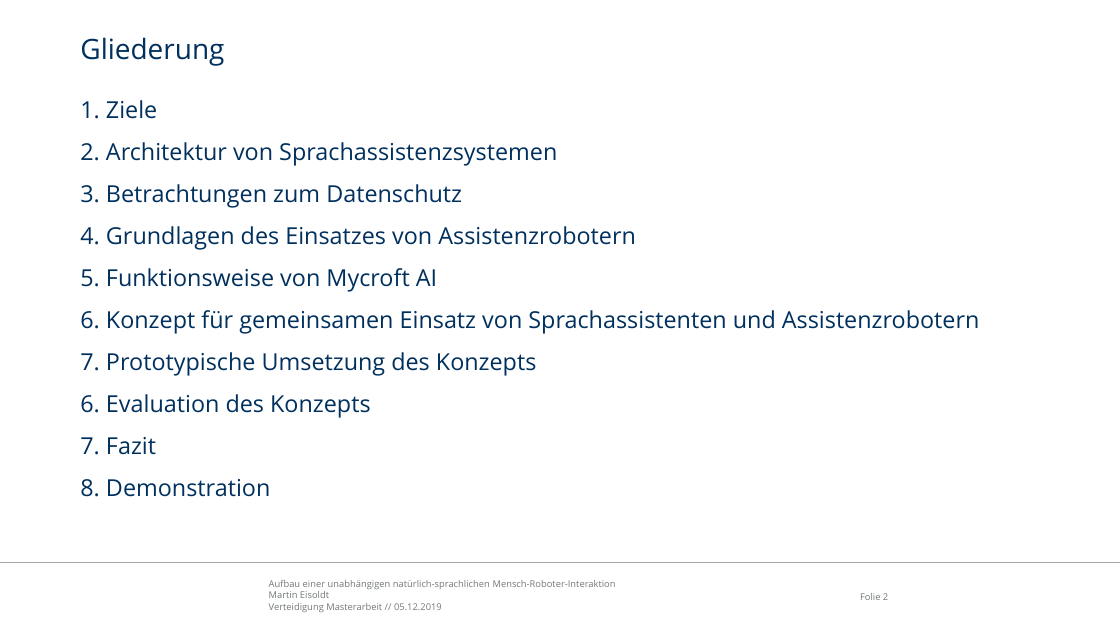
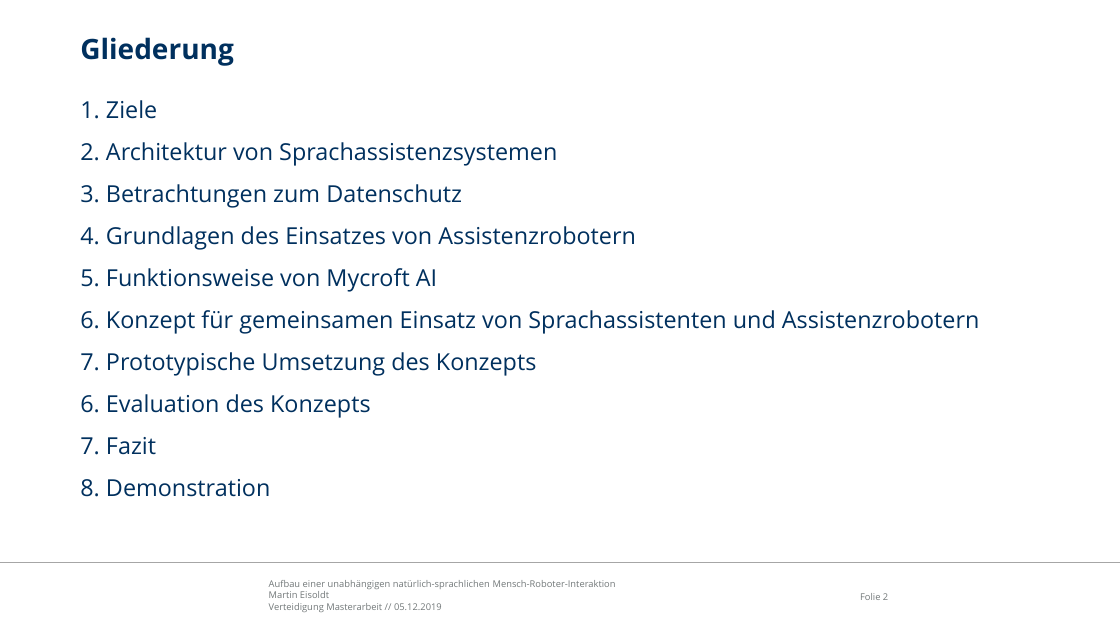
Before and after one commit to edegeyer/masterarbeit, a slide deck: slide 2 of verteidigung/verteidigung.pptx. Drawn at 1120x630 pixels with LibreOffice and Linux fonts; fonts in the diff are those of the drawing; background and template pictures are left out. Boxes give left, top, right and bottom in pixels: in the first picture for what was removed or moved away, otherwise in the second. Text is boxed around its words. In the diff, an @@ line names an element or a change of style, - is before the commit and + after.

```diff
--- a/verteidigung/verteidigung.pptx
+++ b/verteidigung/verteidigung.pptx
@@ title "Gliederung" at <box>80,37,233,66</box>: bold on @@
```
Also in this commit, not shown: 8 other slides changed, 6 slides added, 1 slide removed.
